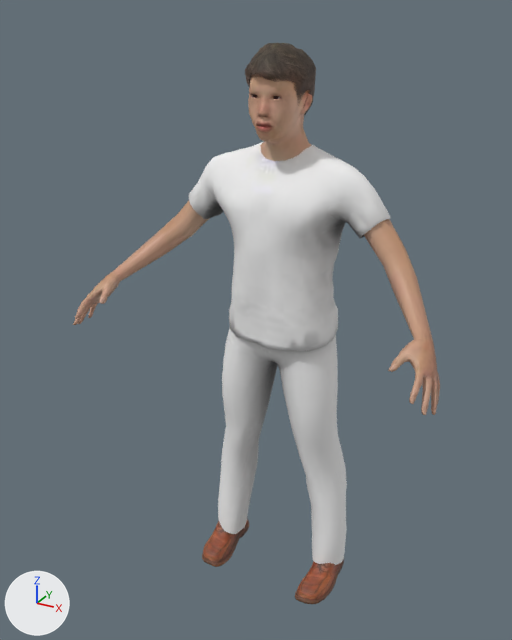
Before and after pictures for a commit that changed the glTF model apps/web/public/sinverse-cricket/athletes/athlete-01-lo.glb.
One viewpoint serves both versions: a 50 mm camera at (0.899, -1.821, 1.797) aimed at (-0.04, -0.113, 0.944). Every picture has the same lights, and +X, +Y and +Z are marked at lower left. The older version comes first. Vertices at exactly the same position are counted once.

The first picture shows 'athlete-01.athlete-01.male1591', 'athlete-01.male_casualsuit06', 'athlete-01.shoes01', 'athlete-01.short02'.
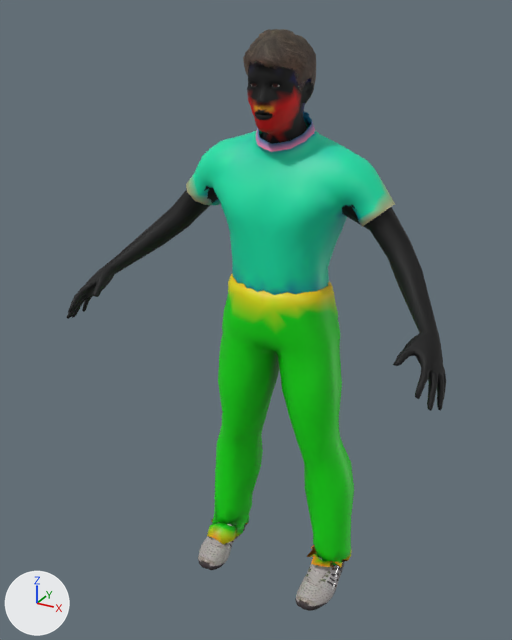
Where the change shows, as pixel boxes (x1, y1, x2, y2) in the pictures (512 x 640 px; the box of a moved part takes in the faces that stretch with it):
'athlete-01.male_casualsuit06', deleted
    before: (189, 142, 391, 565)
'kit-trousers', added (green)
    after: (207, 274, 354, 569)
'kit-shirt', added (green)
    after: (186, 111, 395, 295)
'athlete-01.athlete-01.male1591', surface changed, reshaped
    before: (73, 75, 440, 415)
    after: (67, 62, 446, 411)
'athlete-01.short02', reshaped
    before: (245, 43, 316, 116)
    after: (243, 29, 316, 104)
'athlete-01.shoes01', reshaped, recoloured
    before: (202, 519, 344, 604)
    after: (198, 522, 345, 611)
part 1 of me_male1591, rebuilt
    before: (364, 219, 440, 415)
    after: (342, 205, 446, 411)
part 2 of me_male1591, rebuilt
    before: (73, 201, 210, 325)
    after: (67, 186, 218, 319)
part 3 of me_male1591, moved or reshaped
    before: (248, 75, 312, 161)
    after: (247, 62, 314, 144)
part 4 of me_shoes01, rebuilt
    before: (202, 519, 249, 567)
    after: (198, 522, 246, 570)
part 5 of me_shoes01, rebuilt
    before: (295, 559, 344, 604)
    after: (295, 556, 345, 611)

The change, as a list of edits to the scene's bpy script:
```text
Change mat_athlete_01_body:
    where n0 = _N.new('ShaderNodeBsdfPrincipled'); n0.name = 'Principled BSDF'
    add n0.inputs[2].default_value = 0.7  # 'Roughness'
    add n3 = _N.new('ShaderNodeMix'); n3.name = 'Mix'
    add n3.data_type = 'RGBA'
    add n3.blend_type = 'MULTIPLY'
    add n3.inputs[0].default_value = 1.0  # 'Factor'
    add n4 = _N.new('ShaderNodeVertexColor'); n4.name = 'Color Attribute'
    where n2 = _N.new('ShaderNodeTexImage'); n2.name = 'Image Texture'
    n2.image: img_young_lightskinned_male_diffuse3 -> img_young_lightskinned_male_diffuse_bronze
    remove _L.new(n2.outputs[0], n0.inputs[0])  # 'Color' to 'Base Color'
    add _L.new(n3.outputs[2], n0.inputs[0])  # 'Result' to 'Base Color'
    add _L.new(n4.outputs[0], n3.inputs[7])  # 'Color' to 'B'
    add _L.new(n2.outputs[0], n3.inputs[6])  # 'Color' to 'A'
Change mat_kit:
    where n0 = _N.new('ShaderNodeBsdfPrincipled'); n0.name = 'Principled BSDF'
    remove n0.inputs[2].default_value = 0.804  # 'Roughness'
    remove n2 = _N.new('ShaderNodeTexImage'); n2.name = 'Image Texture'
    remove n2.image = img_male_casualsuit06_ao
    add n3 = _N.new('ShaderNodeMix'); n3.name = 'Mix'
    add n3.data_type = 'RGBA'
    add n3.blend_type = 'MULTIPLY'
    add n3.inputs[0].default_value = 1.0  # 'Factor'
    add n3.inputs[7].default_value = (0.8, 0.8, 0.8, 1.0)  # 'B', white #e7e7e7
    add n4 = _N.new('ShaderNodeVertexColor'); n4.name = 'Color Attribute'
    remove _L.new(n2.outputs[0], n0.inputs[0])  # 'Color' to 'Base Color'
    add _L.new(n3.outputs[2], n0.inputs[0])  # 'Result' to 'Base Color'
    add _L.new(n4.outputs[0], n3.inputs[6])  # 'Color' to 'A'
Change me_male1591:
    remove me_male1591.from_pydata(...)  # 1155 vertices, 2228 faces; spans x -0.565..0.565, y -0.369..0.058, z 0.895..1.7
    add me_male1591.from_pydata(...)  # 1271 vertices, 2396 faces; spans x -0.58..0.58, y -0.378..0.063, z 0.189..1.733
    me_male1591 part 1: the loose piece of 296 vertices spanning x 0.255..0.565, y -0.369..0.035, z 0.895..1.279 is rebuilt with 304 vertices and now spans x 0.182..0.58, y -0.378..0.044, z 0.917..1.393
    me_male1591 part 2: the loose piece of 296 vertices spanning x -0.565..-0.255, y -0.369..0.035, z 0.895..1.279 is rebuilt with 304 vertices and now spans x -0.58..-0.182, y -0.378..0.044, z 0.917..1.393
    me_male1591 part 3: 510 vertices removed from x -0.13..0.13, y -0.161..0.058, z 1.374..1.7; 520 vertices added at x -0.137..0.137, y -0.167..0.057, z 1.349..1.733
    other edits to the shape of me_male1591 do not show in these pictures
Change me_shoes01:
    remove me_shoes01.from_pydata(...)  # 553 vertices, 995 faces; spans x -0.243..0.243, y -0.199..0.06, z -0.003..0.2
    remove me_shoes01.materials.append(mat_athlete_01_shoes01)  # picture img_shoes01_diffuse
    add me_shoes01.from_pydata(...)  # 512 vertices, 918 faces; spans x -0.256..0.256, y -0.216..0.056, z -0.017..0.21
    me_shoes01 part 4: the loose piece of 193 vertices spanning x -0.243..-0.139, y -0.199..0.06, z -0.003..0.102 is rebuilt with 175 vertices and now spans x -0.256..-0.143, y -0.216..0.056, z -0.017..0.096, in mat_athlete_01_shoes05 (picture img_shoes05_diffuse)
    me_shoes01 part 5: the loose piece of 190 vertices spanning x 0.139..0.243, y -0.199..0.06, z -0.003..0.102 is rebuilt with 178 vertices and now spans x 0.143..0.256, y -0.216..0.056, z -0.017..0.096, in mat_athlete_01_shoes05 (picture img_shoes05_diffuse)
    other edits to the shape of me_shoes01 do not show in these pictures
    add me_shoes01.materials.append(mat_athlete_01_shoes05)  # picture img_shoes05_diffuse
Change me_short02:
    remove me_short02.from_pydata(...)  # 821 vertices, 1503 faces; spans x -0.091..0.086, y -0.162..0.061, z 1.505..1.716
    add me_short02.from_pydata(...)  # 822 vertices, 1504 faces; spans x -0.095..0.088, y -0.166..0.055, z 1.536..1.749
    me_short02 part 6: 821 vertices removed from x -0.091..0.086, y -0.162..0.061, z 1.505..1.716; 822 vertices added at x -0.095..0.088, y -0.166..0.055, z 1.536..1.749
Remove ob_athlete_01_male_casualsuit06:
    ob_athlete_01_male_casualsuit06 = bpy.data.objects.new('athlete-01.male_casualsuit06', me_male_casualsuit06)
Add ob_kit_trousers:
    ob_kit_trousers = bpy.data.objects.new('kit-trousers', me_base_003)  # 678 vertices, 1278 faces; spans x -0.268..0.268, y -0.153..0.118, z 0.029..1.064
    ob_kit_trousers.location = (0.0, 0.0, 0.0)
Add ob_kit_shirt:
    ob_kit_shirt = bpy.data.objects.new('kit-shirt', me_base_002)  # 691 vertices, 1292 faces; spans x -0.326..0.324, y -0.152..0.102, z 0.986..1.541
    ob_kit_shirt.location = (0.0, 0.0, 0.0)
```
